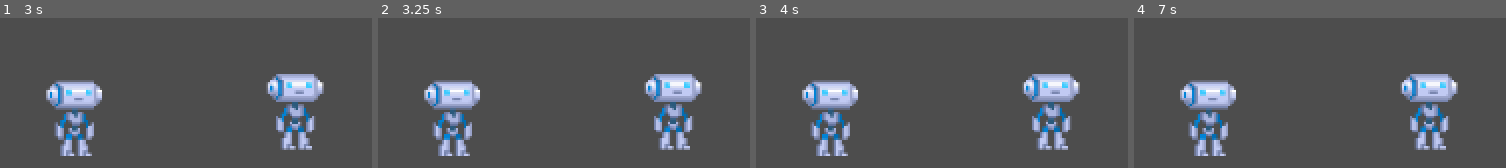
Above: before the commit, frames 1-4 (left to right).
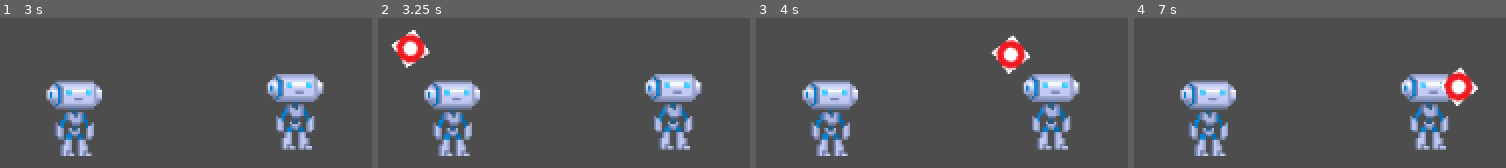
Above: after the commit, the same moments.

Repository: petosorus/tower.defense
Game: Godot game, scene res://mob_spawn.tscn
Same seed, same stepped clock (60 frames per second), same inputs: the game is played once before the commit and once after it.
Inputs:
- Up to frame 1 (3 s): tap Enter at 0.5, 2 s; tap Space at 1.25, 2.75 s
- Up to frame 2 (3.25 s): no input
- Up to frame 3 (4 s): no input
- Up to frame 4 (7 s): tap Enter at 5 s; tap Space at 6.5 s

Frame 1 is identical in both runs. In frame 2, 1.5% of the frame differs, in the area x 3-14%, y 8-34%; in frame 3, 1.5%, in the area x 63-74%, y 10-38%; in frame 4, 1.5%.

Commit message:
towers fire bullets

Diff:
--- /dev/null
+++ b/bullet.gd
@@ -0,0 +1,39 @@
+extends Node
+
+var _power
+var _target
+var _tower_position
+const _speed = 500
+
+func set_power(power):
+	_power = power
+
+func set_target(mob):
+	_target = mob
+
+func set_tower_position(tower_position):
+	_tower_position = tower_position
+
+# Called when the node enters the scene tree for the first time.
+func _ready():
+	$BulletPath.curve.add_point(_tower_position)
+	$BulletPath.curve.add_point(_target.get_parent().position)
+	pass # Replace with function body.
+
+
+# Called every frame. 'delta' is the elapsed time since the previous frame.
+func _process(delta):
+	$BulletPath.curve.clear_points()
+	if (!!_target):
+		$BulletPath.curve.add_point(_tower_position)
+		$BulletPath.curve.add_point(_target.get_parent().position)
+
+		var newProgress = $BulletPath/PathFollow.get_progress() + _speed * delta
+		var pathLength = $BulletPath.curve.get_baked_length()
+		if (newProgress >= pathLength):
+			_target.hp -= _power
+			queue_free()
+		else :
+			$BulletPath/PathFollow.set_progress(newProgress)
+	else:
+		queue_free()
--- /dev/null
+++ b/bullet.tscn
@@ -0,0 +1,17 @@
+[gd_scene load_steps=4 format=3 uid="uid://djjl1uc8txu1n"]
+
+[ext_resource type="Script" path="res://bullet.gd" id="1_713of"]
+[ext_resource type="Texture2D" uid="uid://dfbjiqhscamt1" path="res://art/bullet.png" id="2_jgyab"]
+
+[sub_resource type="Curve2D" id="Curve2D_04k2u"]
+
+[node name="bullet" type="Node"]
+script = ExtResource("1_713of")
+
+[node name="BulletPath" type="Path2D" parent="."]
+curve = SubResource("Curve2D_04k2u")
+
+[node name="PathFollow" type="PathFollow2D" parent="BulletPath"]
+
+[node name="Sprite2D" type="Sprite2D" parent="BulletPath/PathFollow"]
+texture = ExtResource("2_jgyab")
--- a/mob.gd
+++ b/mob.gd
@@ -12,7 +12,3 @@
 func _process(delta):
 	if hp < 1:
 		queue_free()
-
-
-func _on_visible_on_screen_enabler_2d_screen_exited():
-	queue_free()
--- a/tower.gd
+++ b/tower.gd
@@ -2,6 +2,7 @@
 
 @export var range = 100
 @export var fire_rate = 1.5
+@export var bullet_scene: PackedScene
 
 var mobs_in_range = []
 var can_fire = true
@@ -28,7 +29,12 @@
 		can_fire = false
 		$Fire.start()
 		if mobs_in_range.size() > 0:
-			mobs_in_range[0].hp -= 1
+			var bullet = bullet_scene.instantiate()
+			bullet.set_power(1)
+			bullet.set_tower_position(self.position)
+			bullet.set_target(mobs_in_range[0])
+			self.get_parent().add_child(bullet)
+			#mobs_in_range[0].hp -= 1
 
 func compare_mobs_progress(a, b):
 	return a.get_parent().get_progress_ratio() > b.get_parent().get_progress_ratio()
--- a/tower.tscn
+++ b/tower.tscn
@@ -1,7 +1,8 @@
-[gd_scene load_steps=4 format=3 uid="uid://bhy8xmv5k7qb"]
+[gd_scene load_steps=5 format=3 uid="uid://bhy8xmv5k7qb"]
 
 [ext_resource type="Texture2D" uid="uid://bh71pd2caa6ja" path="res://art/char.png" id="1_viv12"]
 [ext_resource type="Script" path="res://tower.gd" id="2_hp2q5"]
+[ext_resource type="PackedScene" uid="uid://djjl1uc8txu1n" path="res://bullet.tscn" id="2_tycho"]
 
 [sub_resource type="CircleShape2D" id="CircleShape2D_e7twv"]
 radius = 114.983
@@ -9,6 +10,7 @@
 [node name="tower" type="Area2D"]
 collision_mask = 2
 script = ExtResource("2_hp2q5")
+bullet_scene = ExtResource("2_tycho")
 
 [node name="Sprite2D" type="Sprite2D" parent="."]
 texture = ExtResource("1_viv12")
Binary file added: art/bullet.png
Not shown, added: art/bullet.png.import
Not shown, added: idées.txt
Not shown, added: bul150.tmp
Not shown, added: bulB822.tmp
Not shown, added: mob9BC1.tmp
Not shown, added: mobB6D8.tmp
Not shown, added: mobC35A.tmp
